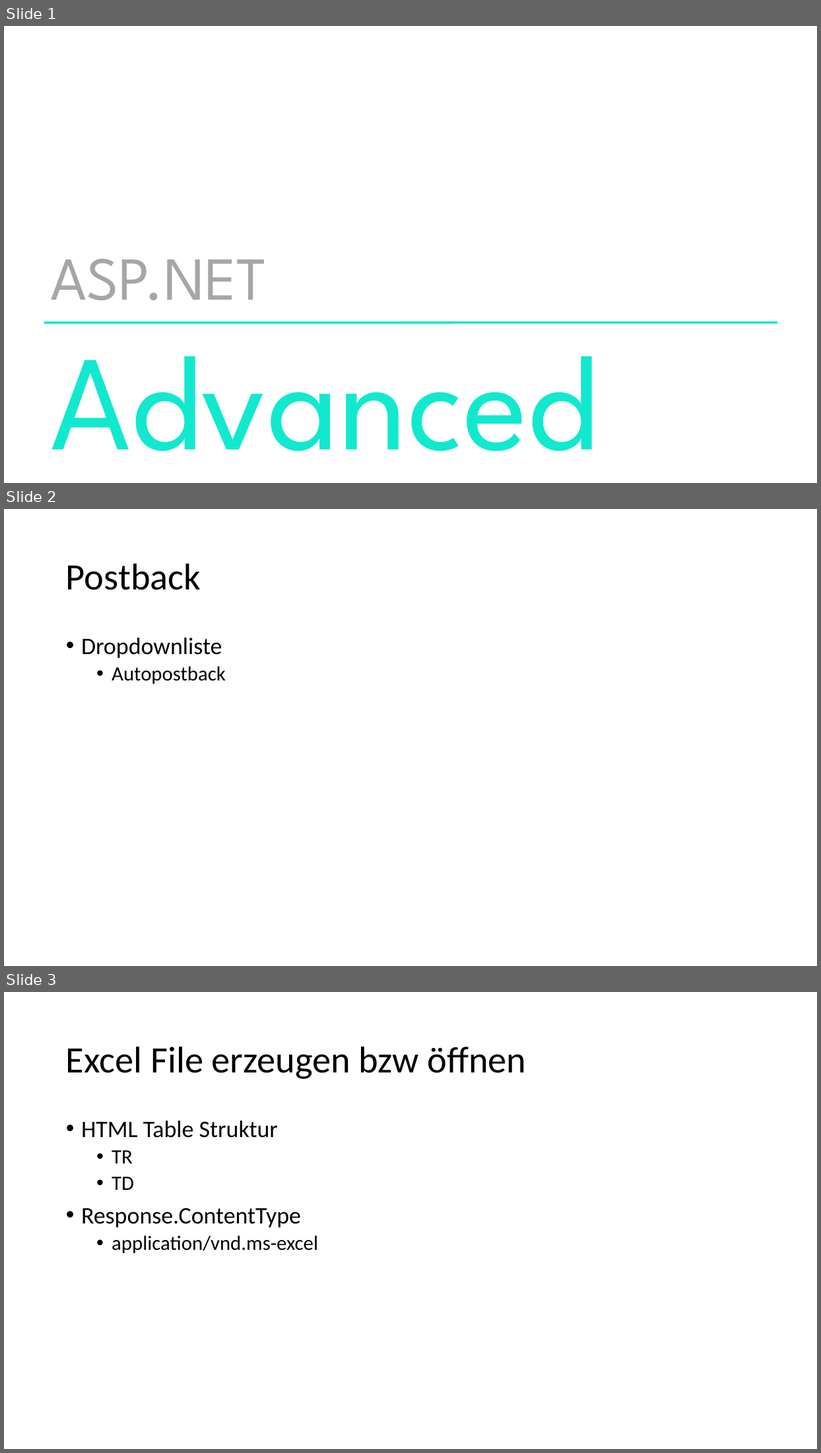
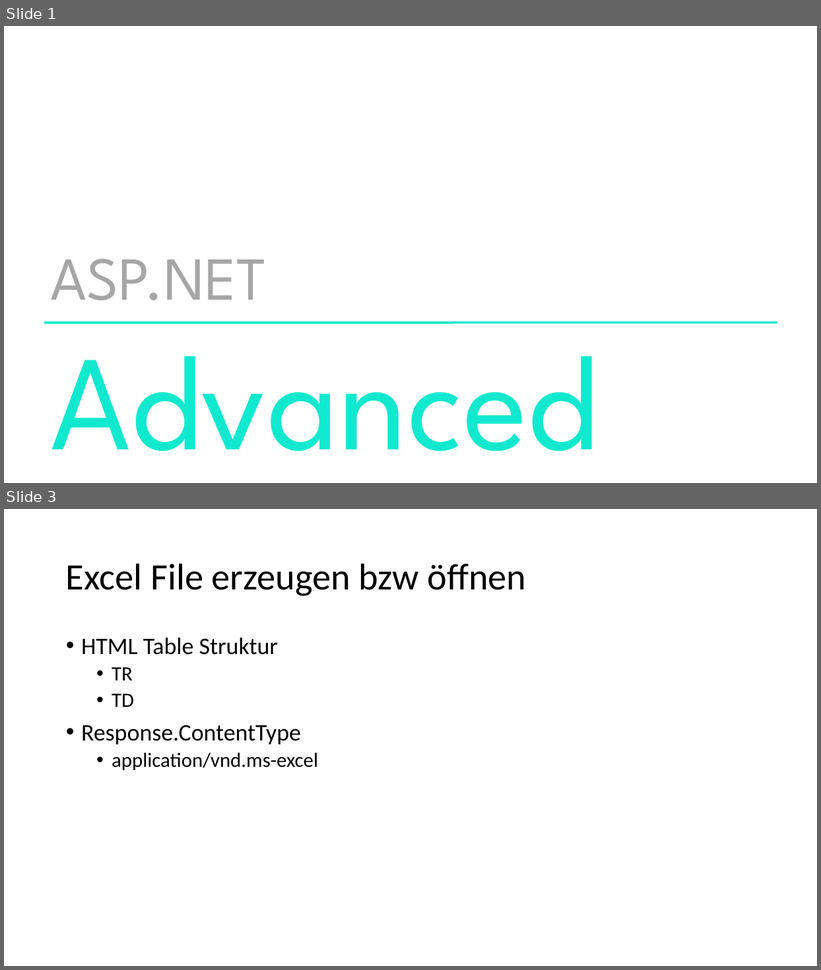
Before and after one commit to ppedvAG/WebformsKurs, a slide deck: 04WebformsAdvanced.pptx. Shown one above the other, each under a label of ours: slides 1, 2 and 3 before the commit, slides 1 and 3 after it; the slides between them are not shown. The pictures are 821x1453 and 821x970 pixels, drawn with LibreOffice and Linux fonts; fonts in the diff are those of the drawing. Boxes give left, top, right and bottom in pixels: in the first picture for what was removed or moved away, otherwise in the second. Text is boxed around its words. In the diff, an @@ line names an element or a change of style, - is before the commit and + after.

```diff
--- a/04WebformsAdvanced.pptx
+++ b/04WebformsAdvanced.pptx
@@ slide 2 removed at <box>4,509,817,966</box>, background #FFFFFF @@
@@ title removed at <box>66,563,201,590</box> @@
-Postback
@@ text removed at <box>81,638,226,684</box> @@
-• Dropdownliste
-  • Autopostback
```
Also in this commit, not shown: 2 slides added, 24 other files.
